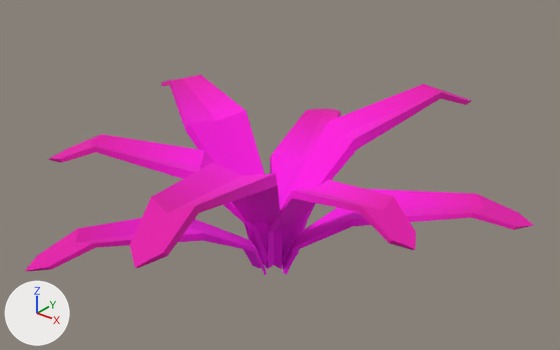
The glTF model assets/synty/synty-plant-01.gltf as it was, and as the next commit left it.
One viewpoint serves both versions: a 50 mm camera at (1.276, -1.568, 1.263) aimed at (0.019, 0.004, 0.289). Every picture has the same lights, and +X, +Y and +Z are marked at lower left. The older version comes first. Vertices at exactly the same position are counted once.

Objects in the first picture: 'SM_Plant_01'.
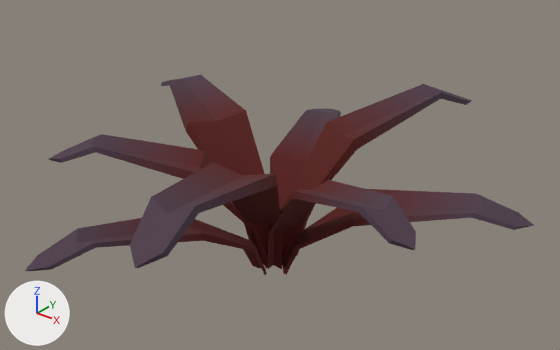
The change, as a list of edits to the scene's bpy script:
```text
Add img_image_0:
    img_image_0 = load_image('Image_0', '_unpacked/Image_0', 512, 512, 'sRGB')
Change mat_lambert2:
    add n3 = _N.new('ShaderNodeMix'); n3.name = 'Mix'
    add n3.data_type = 'RGBA'
    add n3.blend_type = 'MULTIPLY'
    add n3.inputs[0].default_value = 1.0  # 'Factor'
    add n4 = _N.new('ShaderNodeTexImage'); n4.name = 'Image Texture'
    add n4.image = img_image_0
    where n2 = _N.new('ShaderNodeVertexColor'); n2.name = 'Color Attribute'
    where n0 = _N.new('ShaderNodeBsdfPrincipled'); n0.name = 'Principled BSDF'
    remove _L.new(n2.outputs[0], n0.inputs[0])  # 'Color' to 'Base Color'
    add _L.new(n3.outputs[2], n0.inputs[0])  # 'Result' to 'Base Color'
    add _L.new(n2.outputs[0], n3.inputs[7])  # 'Color' to 'B'
    add _L.new(n4.outputs[0], n3.inputs[6])  # 'Color' to 'A'
Change me_sm_plant_01:
    where me_sm_plant_01.from_pydata(...)  # 237 vertices, 416 faces; spans x -0.686..0.686, y -0.727..0.642, z 0.0..0.479
    used by ob_sm_plant_01; location = (0.0, 0.0, 0.0)
    me_sm_plant_01 part 1: 192 faces centred in x -0.243..0.232, y -0.247..0.202, z 0.035..0.33 are repainted in the vertex colours; the middle colour goes from pink #ff00ed to red #ff2626
    me_sm_plant_01 part 2: 128 faces centred in x -0.671..0.674, y -0.71..0.626, z 0.251..0.455 are repainted in the vertex colours; the middle colour goes from pink #e400aa to purple #dc99ff
    me_sm_plant_01 part 3: 96 faces centred in x -0.474..0.472, y -0.495..0.418, z 0.229..0.454 are repainted in the vertex colours; the middle colour goes from pink #f200c5 to pink #ee79c1
```

Where the change shows, as pixel boxes [x1, y1, x2, y2] in the pictures (560 x 350 px):
'SM_Plant_01', surface changed, recoloured (darker): [25, 75, 534, 275] in both
part 1 of me_sm_plant_01, recoloured (pink to red): [186, 111, 357, 275] in both
part 2 of me_sm_plant_01, recoloured: [25, 75, 534, 271] in both
part 3 of me_sm_plant_01, recoloured (darker): [76, 75, 485, 248] in both
